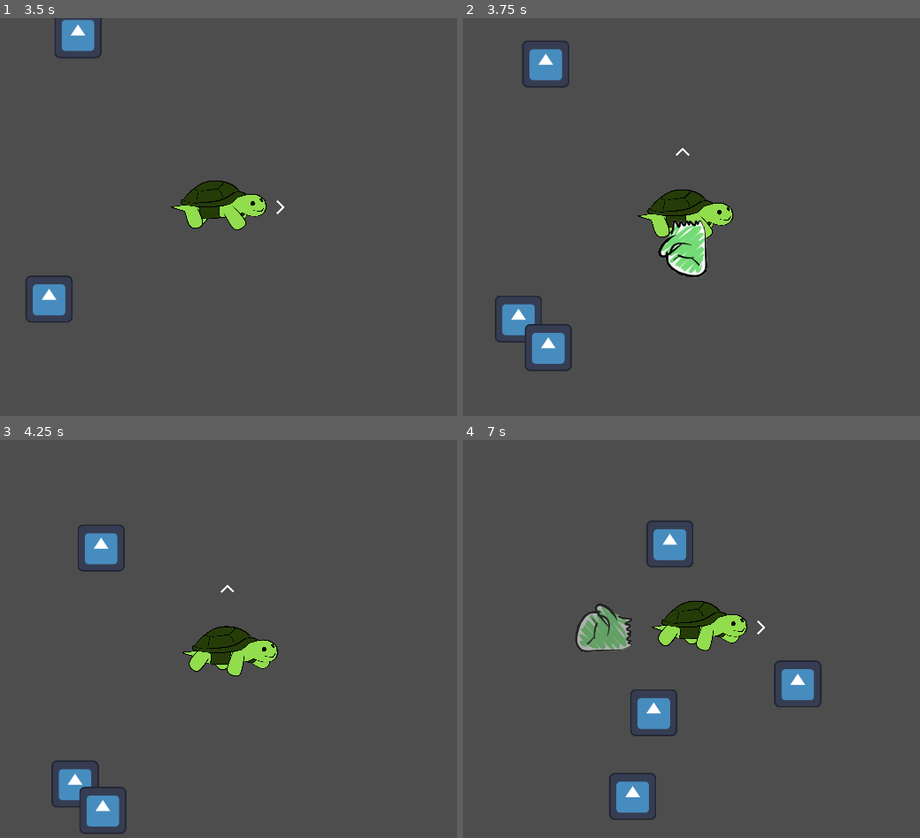
Above: before the commit, frames 1-4 (two rows, left to right).
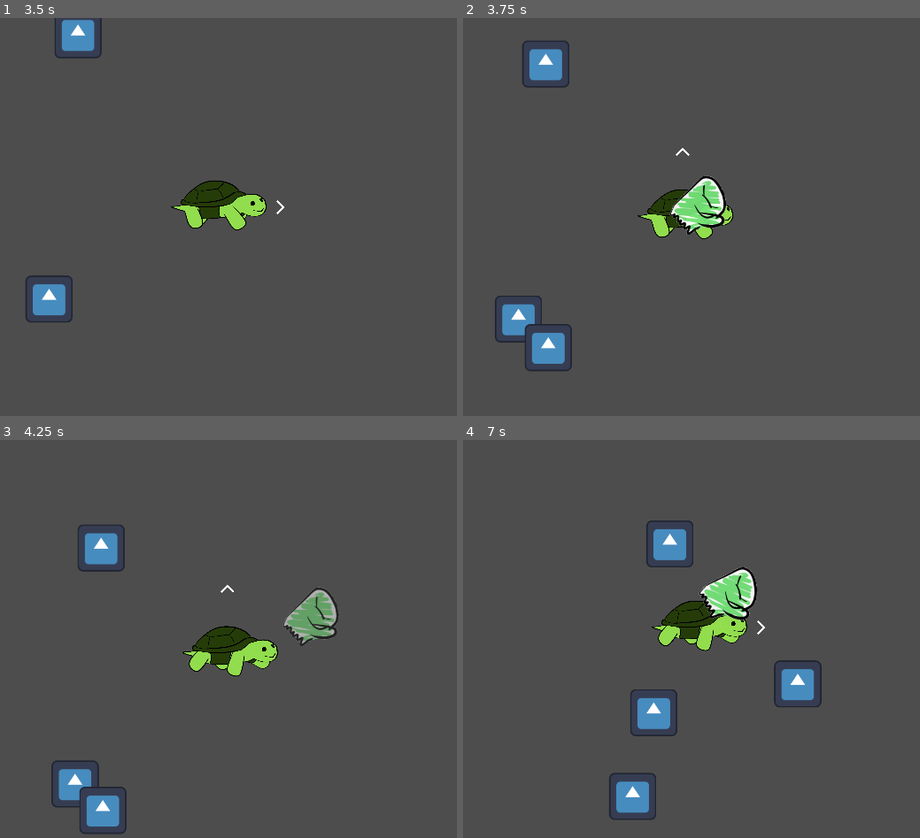
Above: after the commit, the same moments.

Repository: calbhonkman/UMBC-GAIM-2026---Turtle-Thrashing
Game: Godot game, scene res://scenes/mainmenu.tscn
Two runs of this game, one before a commit and one after it. Both use one fixed random seed, a clock stepped at 60 frames per second and the inputs below. The engine's default icon, where the game draws it, is replaced by a stand-in: a white triangle on a blue panel in a dark square.
Inputs:
- Up to frame 1 (3.5 s): click "Play" at 0.5 s; tap Enter at 1.25 s; hold D (right) 1.28-2.03 s; hold S (down) 2.03-2.78 s; hold D (right) from 2.78 s (still down)
- Up to frame 2 (3.75 s): release D (right) at 3.53 s; hold W (up) from 3.53 s (still down)
- Up to frame 3 (4.25 s): keep holding W (up)
- Up to frame 4 (7 s): release W (up) at 4.28 s; hold A (left) 4.28-5.78 s; hold S (down) 5.78-6.53 s; hold D (right) from 6.53 s (still down)

Frame 1 is identical in both runs. In frame 2, 2.2% of the frame differs, in the area x 42-58%, y 39-66%; in frame 3, 1.1%; in frame 4, 2.3%, in the area x 24-65%, y 32-54%.

Commit message:
Updated player hitbox

Diff:
--- a/godot-project/scenes/game.tscn
+++ b/godot-project/scenes/game.tscn
@@ -30,8 +30,8 @@
 "speed": 2.0
 }]
 
-[sub_resource type="RectangleShape2D" id="RectangleShape2D_fc0e3"]
-size = Vector2(436, 204)
+[sub_resource type="CircleShape2D" id="CircleShape2D_u5sy4"]
+radius = 223.32935
 
 [sub_resource type="CircleShape2D" id="CircleShape2D_iywne"]
 radius = 600.0
@@ -56,10 +56,11 @@
 [node name="Camera" type="Camera2D" parent="Player" unique_id=252486179]
 
 [node name="Area2D" type="Area2D" parent="Player" unique_id=1698332872]
+position = Vector2(50, -30)
 
 [node name="Hitbox" type="CollisionShape2D" parent="Player/Area2D" unique_id=825924628]
-position = Vector2(52, -44)
-shape = SubResource("RectangleShape2D_fc0e3")
+scale = Vector2(1, 0.5)
+shape = SubResource("CircleShape2D_u5sy4")
 
 [node name="(Weapon) Punch" type="Area2D" parent="Player" unique_id=1650126049]
 script = ExtResource("4_lbhrr")
@@ -72,6 +73,4 @@
 [node name="EnemySpawner" type="Node2D" parent="." unique_id=1043795800]
 script = ExtResource("7_u5sy4")
 
-[node name="Node2D" type="Node2D" parent="." unique_id=1018766390]
-
 [connection signal="area_entered" from="Player/Area2D" to="Player" method="_on_area_2d_area_entered"]
